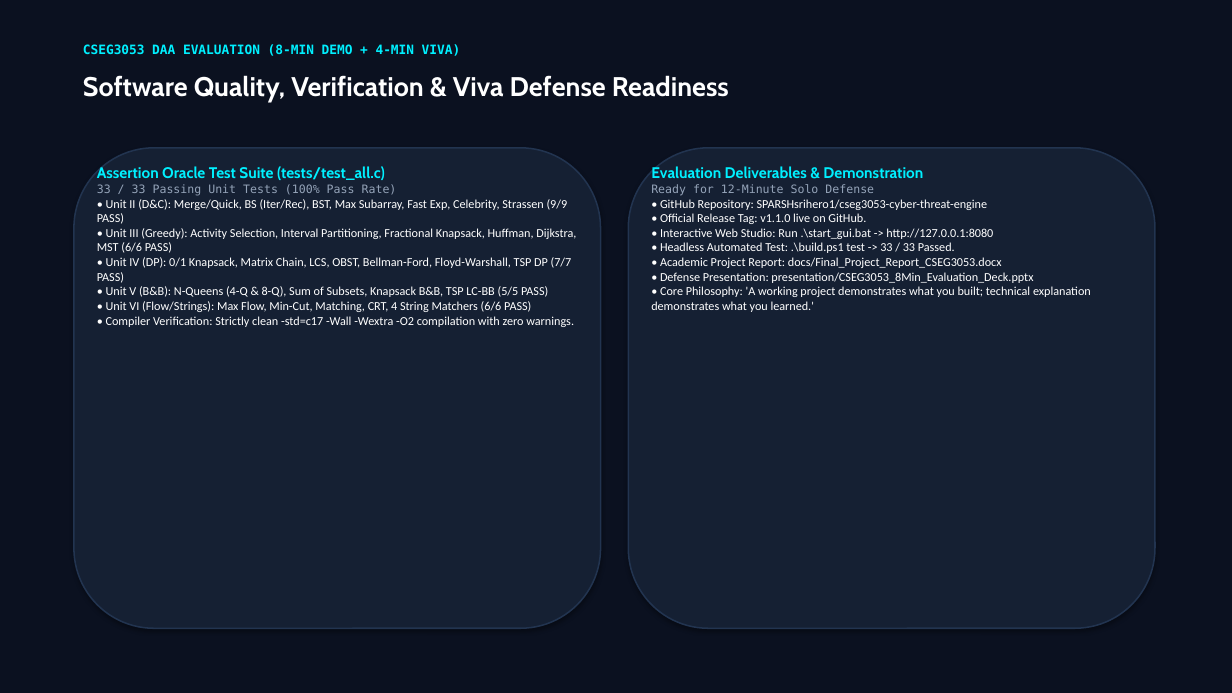
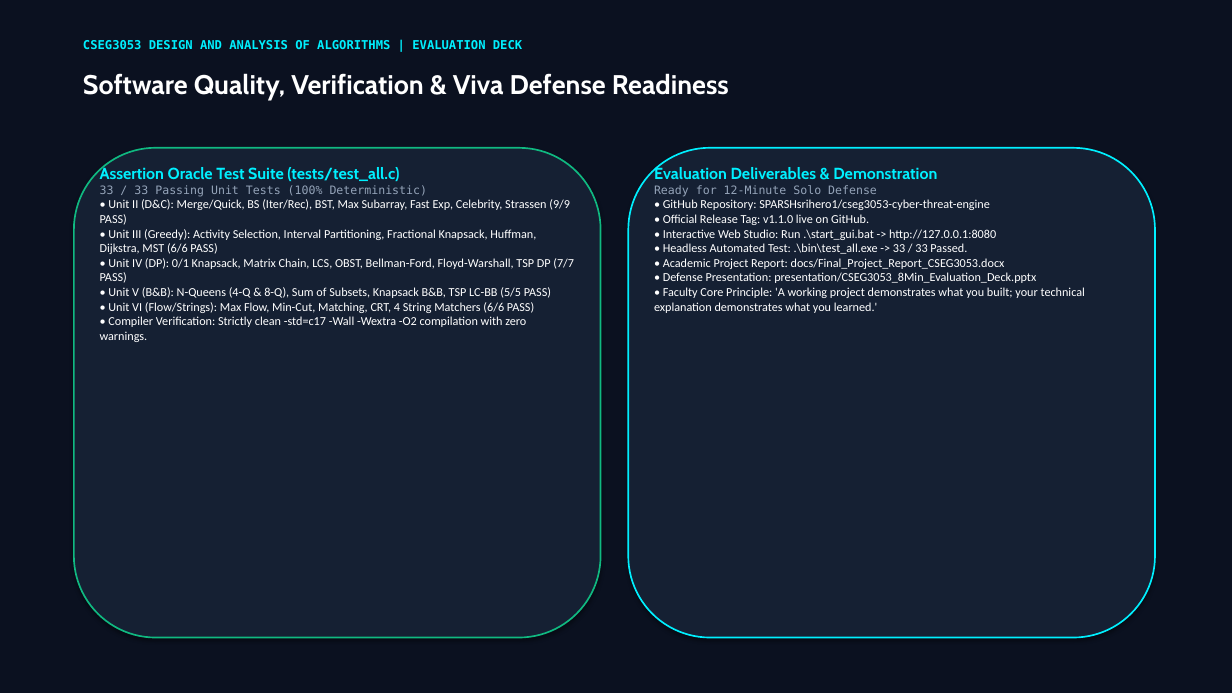
Before and after one commit to SPARSHsrihero1/cseg3053-cyber-threat-engine, a slide deck: slide 7 of presentation/CSEG3053_8Min_Evaluation_Deck.pptx. Drawn at 1232x693 pixels with LibreOffice and Linux fonts; fonts in the diff are those of the drawing. Boxes give left, top, right and bottom in pixels: in the first picture for what was removed or moved away, otherwise in the second. Text is boxed around its words. In the diff, an @@ line names an element or a change of style, - is before the commit and + after.

Commit message:
feat(presentation): build impactful 7-slide evaluation deck with styled benchmark table and KPI badges

```diff
--- a/presentation/CSEG3053_8Min_Evaluation_Deck.pptx
+++ b/presentation/CSEG3053_8Min_Evaluation_Deck.pptx
@@ text at [83, 40, 522, 49]: text changed; size 10 to 9.5 pt @@
-CSEG3053 DAA EVALUATION (8-MIN DEMO + 4-MIN VIVA)
+CSEG3053 DESIGN AND ANALYSIS OF ALGORITHMS | EVALUATION DECK
@@ rounded rectangle: place and size @@
-rounded rectangle at [74, 148, 601, 628]
+rounded rectangle at [74, 148, 601, 638]
@@ rounded rectangle at [74, 148, 601, 638]: outline #223450 1.2 pt to #10B981 1.3 pt @@
@@ rounded rectangle: place and size @@
-rounded rectangle at [628, 148, 1155, 628]
+rounded rectangle at [628, 148, 1155, 638]
@@ rounded rectangle at [628, 148, 1155, 638]: outline #223450 1.2 pt to #00F0FF 1.3 pt @@
@@ text at [100, 165, 399, 181]: size 12 to 12.5 pt in "Assertion Oracle Test Suite (tests/test_all.c)" @@
@@ text at [654, 165, 937, 179]: size 12 to 12.5 pt in "Evaluation Deliverables & Demonstration" @@
@@ text at [100, 185, 428, 197]: text changed @@
-33 / 33 Passing Unit Tests (100% Pass Rate)
+33 / 33 Passing Unit Tests (100% Deterministic)
@@ text at [663, 243, 967, 254]: text changed @@
-• Headless Automated Test: .\build.ps1 test -> 33 / 33 Passed.
+• Headless Automated Test: .\bin\test_all.exe -> 33 / 33 Passed.
@@ text at [654, 287, 1085, 313]: text changed @@
-• Core Philosophy: 'A working project demonstrates what you built; technical explanation demonstrates what you learned.'
+• Faculty Core Principle: 'A working project demonstrates what you built; your technical explanation demonstrates what you learned.'
```
Also in this commit, not shown: 6 other slides changed, 3 other files.
